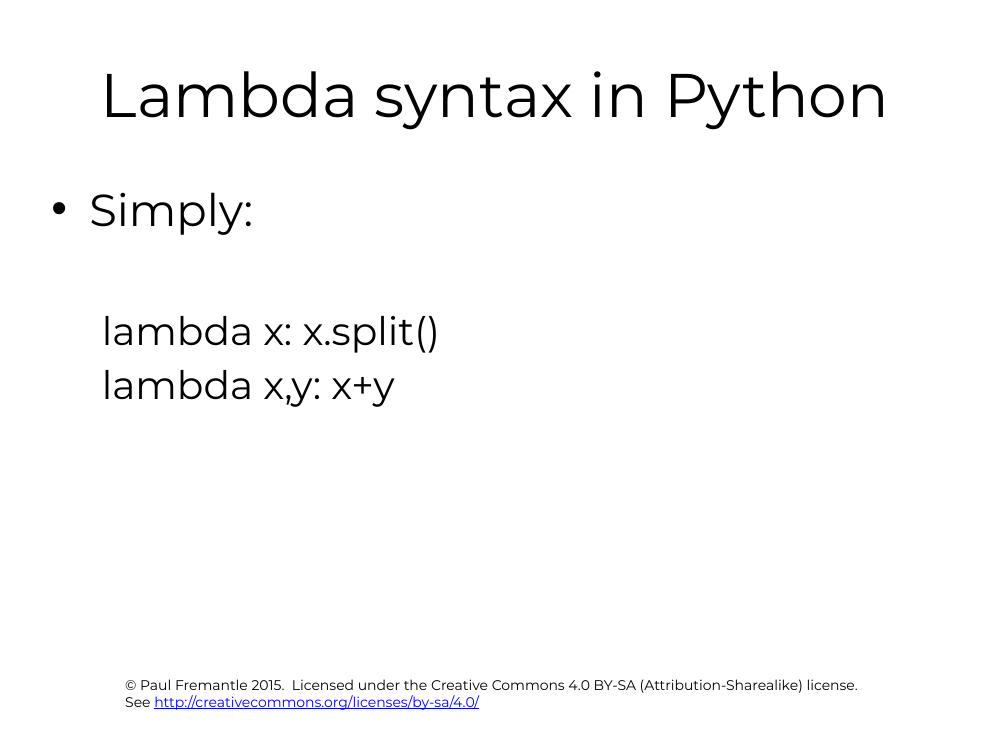
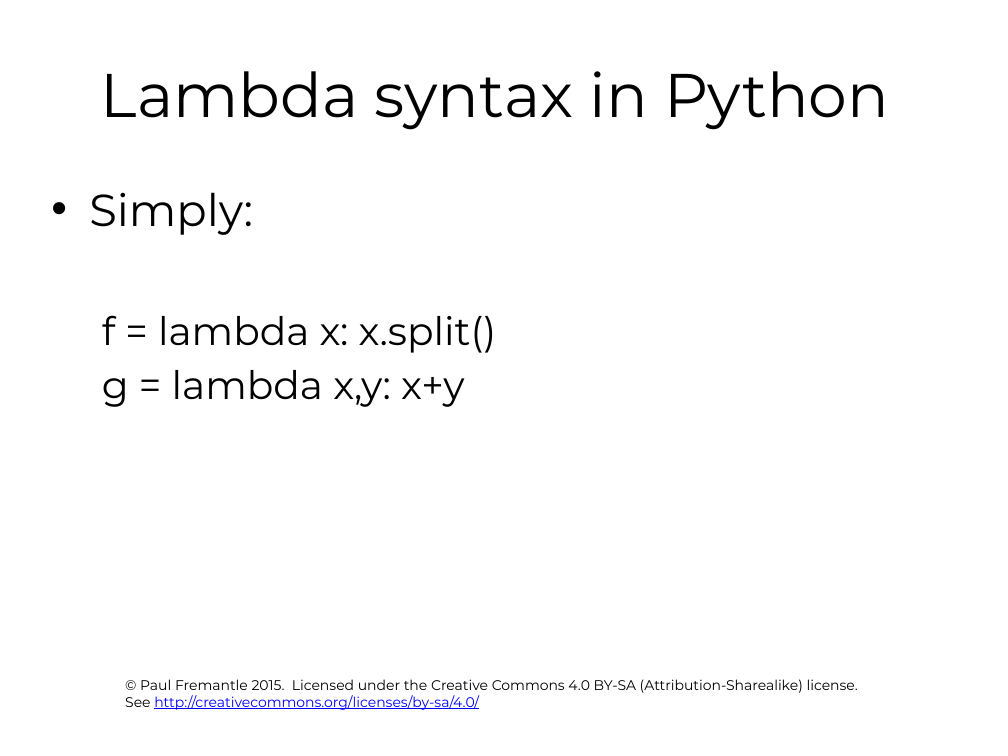
Before and after one commit to pzfreo/ox-clo, a slide deck: slide 17 of pres-source/07-spark-and-adjuncts.pptx. Drawn at 1008x756 pixels with LibreOffice and Linux fonts; fonts in the diff are those of the drawing; background and template pictures are left out. Boxes give left, top, right and bottom in pixels: in the first picture for what was removed or moved away, otherwise in the second. Text is boxed around its words. In the diff, an @@ line names an element or a change of style, - is before the commit and + after.

```diff
--- a/pres-source/07-spark-and-adjuncts.pptx
+++ b/pres-source/07-spark-and-adjuncts.pptx
@@ text at <box>102,315,497,407</box>: text changed @@
-  lambda x: x.split()
-  lambda x,y: x+y
+  f = lambda x: x.split()
+  g = lambda x,y: x+y
```
Also in this commit, not shown: 11 other files.
